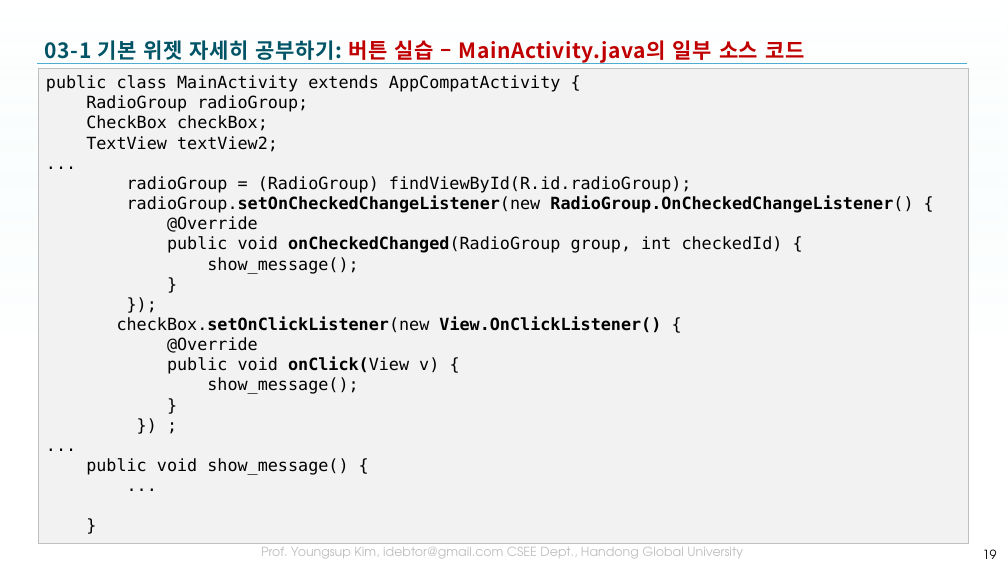
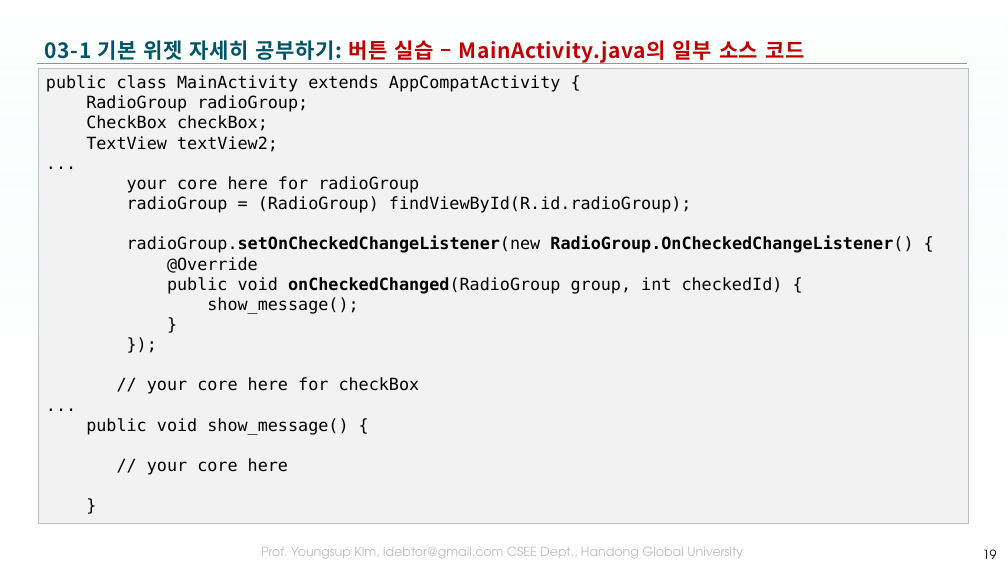
Before and after one commit to tae7841/HuStarAS, a slide deck: slide 19 of ppts/03Widget.pptx. Drawn at 1008x567 pixels with LibreOffice and Linux fonts; fonts in the diff are those of the drawing; background and template pictures are left out. Boxes give left, top, right and bottom in pixels: in the first picture for what was removed or moved away, otherwise in the second. Text is boxed around its words. In the diff, an @@ line names an element or a change of style, - is before the commit and + after.

```diff
--- a/ppts/03Widget.pptx
+++ b/ppts/03Widget.pptx
@@ rectangle "public class MainActivity extends AppCompatActivity ...": place and size @@
-rectangle "public class MainActivity extends AppCompatActivity ..." at box(39, 68, 969, 544)
+rectangle "public class MainActivity extends AppCompatActivity ..." at box(39, 68, 969, 523)
@@ text in rectangle at box(127, 176, 419, 193): paragraph added @@
+your core here for radioGroup
@@ text in rectangle at box(147, 377, 420, 394): text changed @@
-checkBox.setOnClickListener(new View.OnClickListener() {
-@Override
-public void onClick(View v) {
-show_message();
-}
-}) ;
+// your core here for checkBox
@@ text in rectangle at box(147, 458, 288, 475): text changed @@
-...
+// your core here
```
Also in this commit, not shown: 3 other slides changed.
